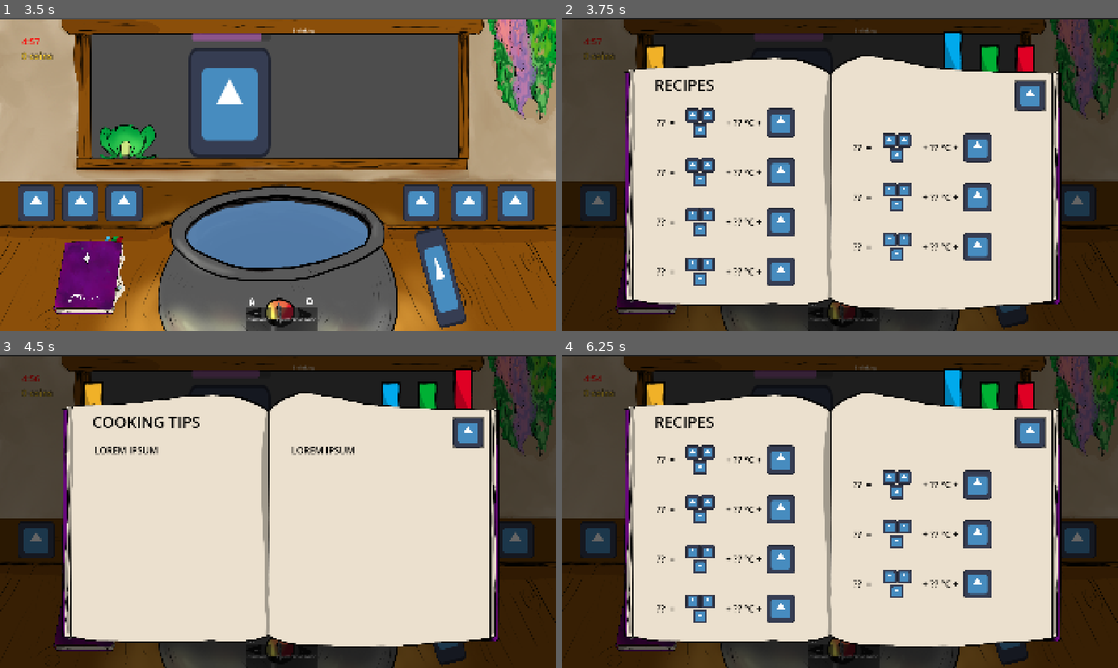
Above: before the commit, frames 1-4 (two rows, left to right).
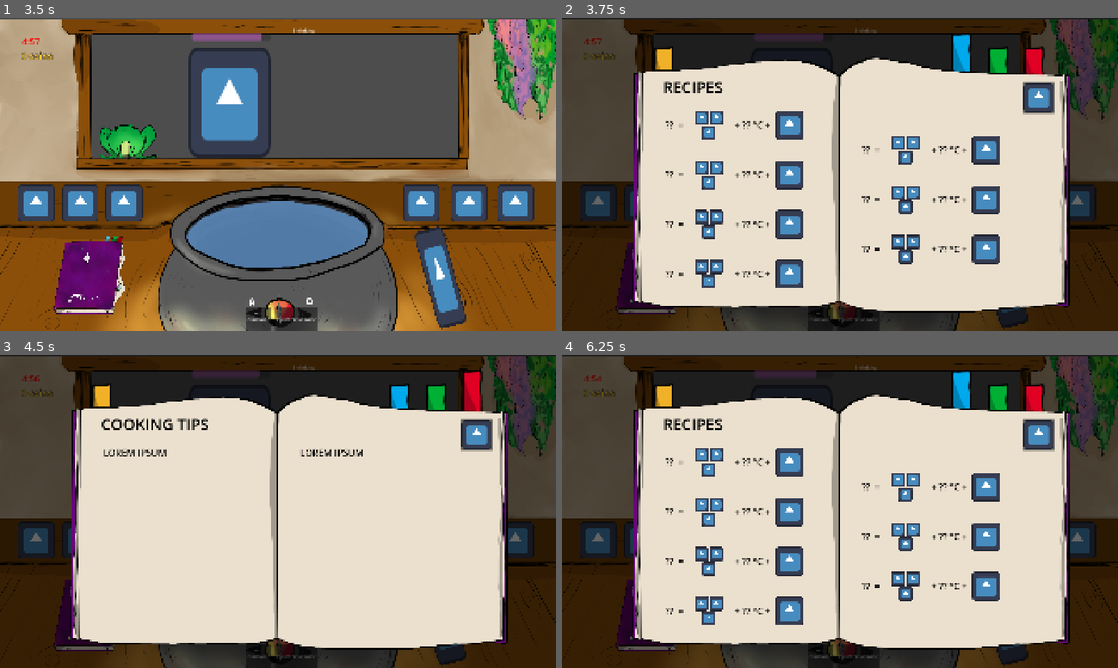
Above: after the commit, the same moments.

Repository: Eko199/Sugaming-Game-Jam-2026
Game: Godot game, scene res://main.tscn
Two runs of this game, one before a commit and one after it. Both use one fixed random seed, a clock stepped at 60 frames per second and the inputs below. The engine's default icon, where the game draws it, is replaced by a stand-in: a white triangle on a blue panel in a dark square.
Inputs (mouse positions are in pixels of both pictures, inside the frame that each line leads up to; where the layout moved, square brackets give the same spot in the first picture):
- Up to frame 1 (3.5 s): click "Clockwise" at 0.5 s; click "Counterclockwise" at 1.25 s; click (255, 312) at 2 s; click (305, 315) at 2.75 s
- Up to frame 2 (3.75 s): click (650, 274) at 3.5 s
- Up to frame 3 (4.5 s): click (472, 411) [467, 408] at 4.25 s
- Up to frame 4 (6.25 s): click (1001, 411) [990, 408] at 5 s; click (962, 411) [956, 408] at 5.75 s

Frame 1 is identical in both runs. In frame 2, 18% of the frame differs, in the area x 11-92%, y 3-95%; in frame 3, 11%; in frame 4, 18%.

Commit message:
Fix bug with almanac after merge

Diff:
--- a/main.gd
+++ b/main.gd
@@ -4,6 +4,7 @@
 @onready var round_timer: Timer = $UI/Timer
 @onready var customer: Customer = $Customer
 @onready var spoon: TextureRect = $Spoon
+@onready var almanac: MarginContainer = $UI/ColorRect/AlmanacControl
 
 var rng: RandomNumberGenerator = RandomNumberGenerator.new()
 var customers_spawned: int = 0
@@ -68,3 +69,9 @@
 func _on_spoon_button_up() -> void:
 	spoon.hide()
 	is_spoon_held = true
+
+func _input(event: InputEvent) -> void:
+	if event.is_action_pressed("ui_cancel") and almanac.get_parent().visible == true:
+		almanac.close()
+	elif event.is_action_pressed("open_book") and almanac.get_parent().visible == false:
+		almanac.open()
--- a/main.tscn
+++ b/main.tscn
@@ -60,20 +60,13 @@
 grow_vertical = 2
 color = Color(0, 0, 0, 0.60784316)
 
-[node name="AlmanacControl" parent="UI/ColorRect" unique_id=1011438134 instance=ExtResource("4_4c57u")]
+[node name="AlmanacControl" parent="UI/ColorRect" unique_id=1700512780 instance=ExtResource("4_4c57u")]
 layout_mode = 1
-anchors_preset = 15
-anchor_left = 0.0
-anchor_top = 0.0
-anchor_right = 1.0
-anchor_bottom = 1.0
-offset_left = 165.99998
-offset_top = 111.499985
-offset_right = 226.0
-offset_bottom = 192.5
+offset_left = -764.0
+offset_top = -421.0
+offset_right = 1216.0
+offset_bottom = 740.0
 scale = Vector2(0.8, 0.8)
-size_flags_horizontal = 6
-size_flags_vertical = 6
 
 [node name="Background" type="Sprite2D" parent="." unique_id=1861596065]
 position = Vector2(961.44446, 542.5)
--- a/project.godot
+++ b/project.godot
@@ -64,6 +64,16 @@
 "events": [Object(InputEventKey,"resource_local_to_scene":false,"resource_name":"","device":-1,"window_id":0,"alt_press …(192 unchanged characters)…
 ]
 }
+spoon_drop={
+"deadzone": 0.2,
+"events": [Object(InputEventMouseButton,"resource_local_to_scene":false,"resource_name":"","device":-1,"window_id":0,"alt_pressed":false,"shift_pressed":false,"ctrl_pressed":false,"meta_pressed":false,"button_mask":0,"position":Vector2(0, 0),"global_position":Vector2(0, 0),"factor":1.0,"button_index":2,"canceled":false,"pressed":false,"double_click":false,"script":null)
+]
+}
+open_book={
+"deadzone": 0.2,
+"events": [Object(InputEventKey,"resource_local_to_scene":false,"resource_name":"","device":-1,"window_id":0,"alt_pressed":false,"shift_pressed":false,"ctrl_pressed":false,"meta_pressed":false,"pressed":false,"keycode":0,"physical_keycode":32,"key_label":0,"unicode":32,"location":0,"echo":false,"script":null)
+]
+}
 
 [physics]
 
--- a/ui/almanac.gd
+++ b/ui/almanac.gd
@@ -70,13 +70,6 @@
 func _on_exit_pressed() -> void:
 	close()
 
-func _unhandled_input(event: InputEvent) -> void:
-	if event.is_action_pressed("ui_cancel") and visible == true:
-		close()
-	if event is InputEventKey and event.pressed and not event.echo \
-		and event.keycode == KEY_SPACE and visible == false:
-			open()
-
 func _on_cooking_btn_pressed() -> void:
 	switch_page(cooking)
 
